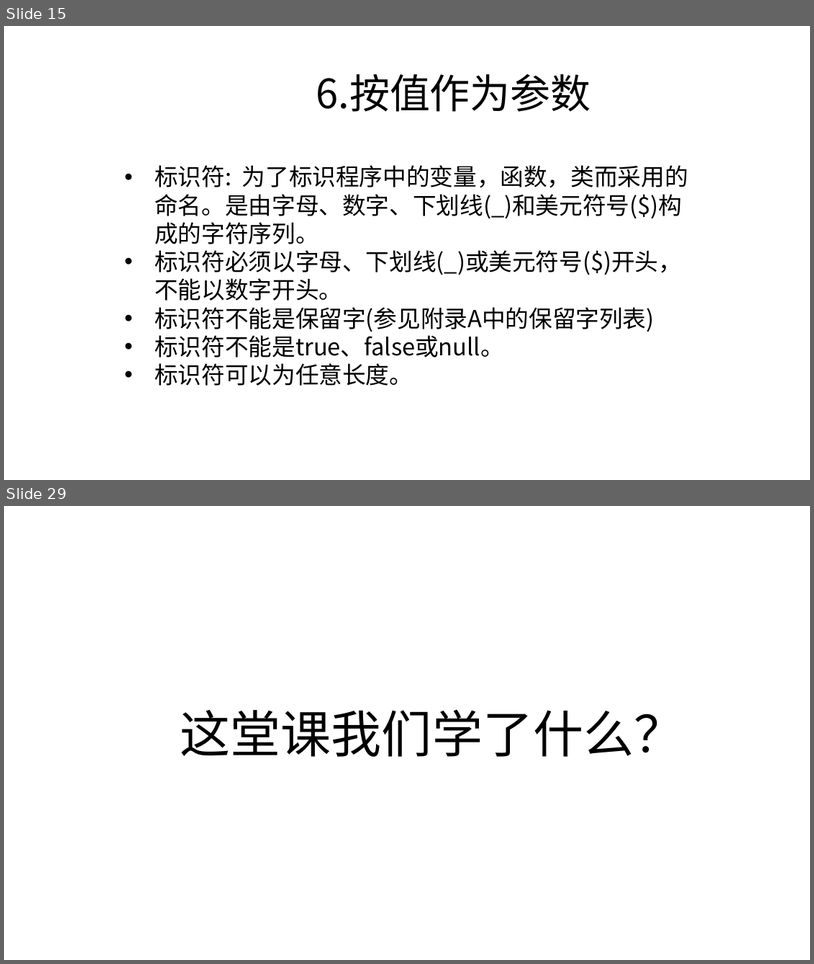
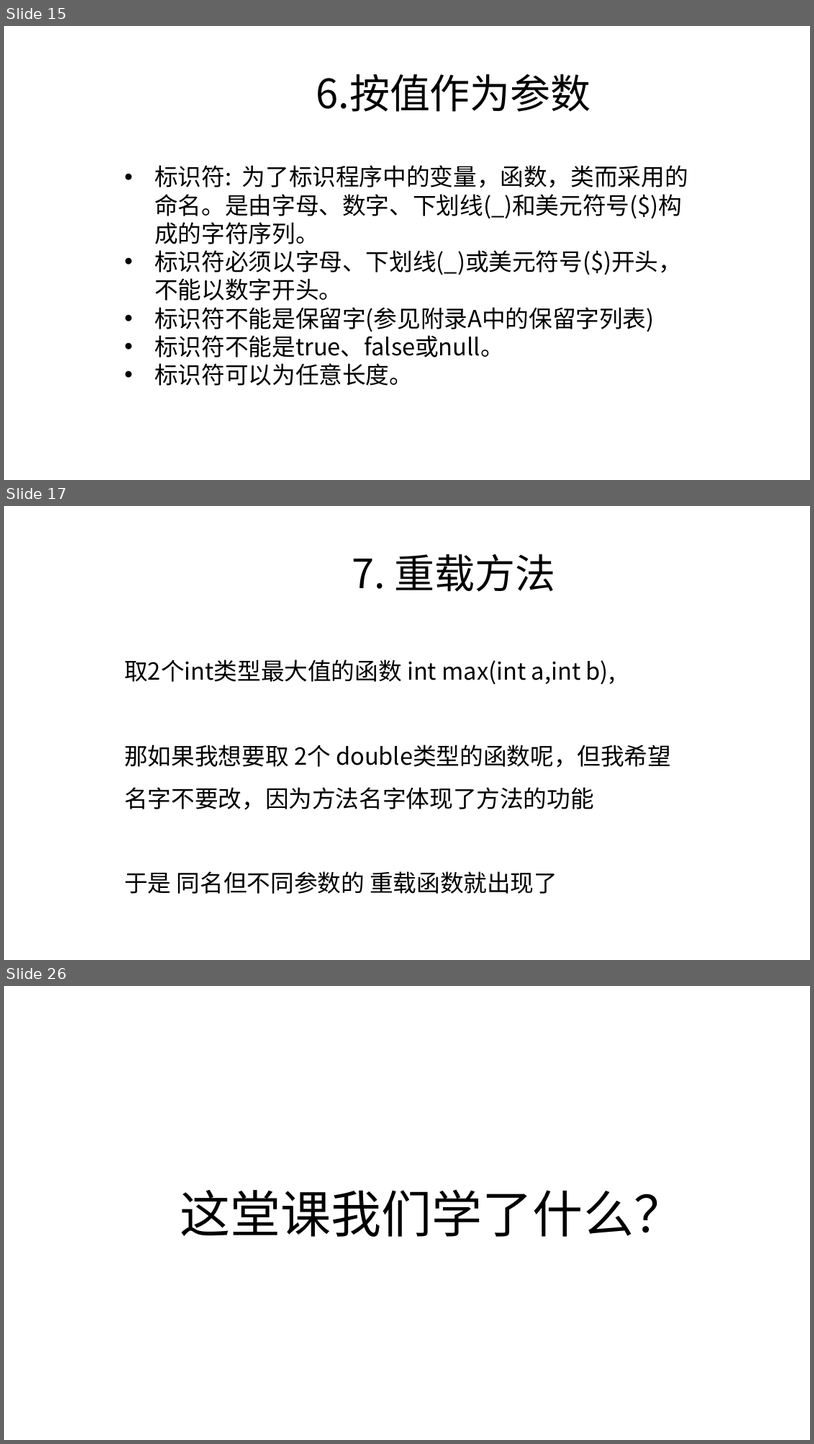
Before and after one commit to zjyesir/hmc_java_1, a slide deck: ppt/2.3 方法.pptx. Shown one above the other, each under a label of ours: slides 15 and 29 before the commit, slides 15, 17 and 26 after it; the slides between them are not shown. The pictures are 814x964 and 814x1444 pixels, drawn with LibreOffice and Linux fonts; fonts in the diff are those of the drawing; background and template pictures are left out. Boxes give left, top, right and bottom in pixels: in the first picture for what was removed or moved away, otherwise in the second. Text is boxed around its words. In the diff, an @@ line names an element or a change of style, - is before the commit and + after.

Commit message:
方法 ppt做好

```diff
--- a/ppt/2.3 方法.pptx
+++ b/ppt/2.3 方法.pptx
@@ slide 17 added at <box>4,506,810,960</box>, background picture (left out) @@
@@ text added at <box>352,554,556,592</box>, 48 pt, text #000000 @@
+7. 重载方法
@@ text added at <box>124,659,671,893</box>, 28 pt, text #000000 @@
+取2个int类型最大值的函数 int max(int a,int b),
+那如果我想要取 2个 double类型的函数呢，但我希望名字不要改，因为方法名字体现了方法的功能
+于是 同名但不同参数的 重载函数就出现了
@@ what was slide 29 is now slide 26 @@
```
Also in this commit, not shown: 2 slides changed, 10 other slides added, 14 slides removed, 2 other files.
